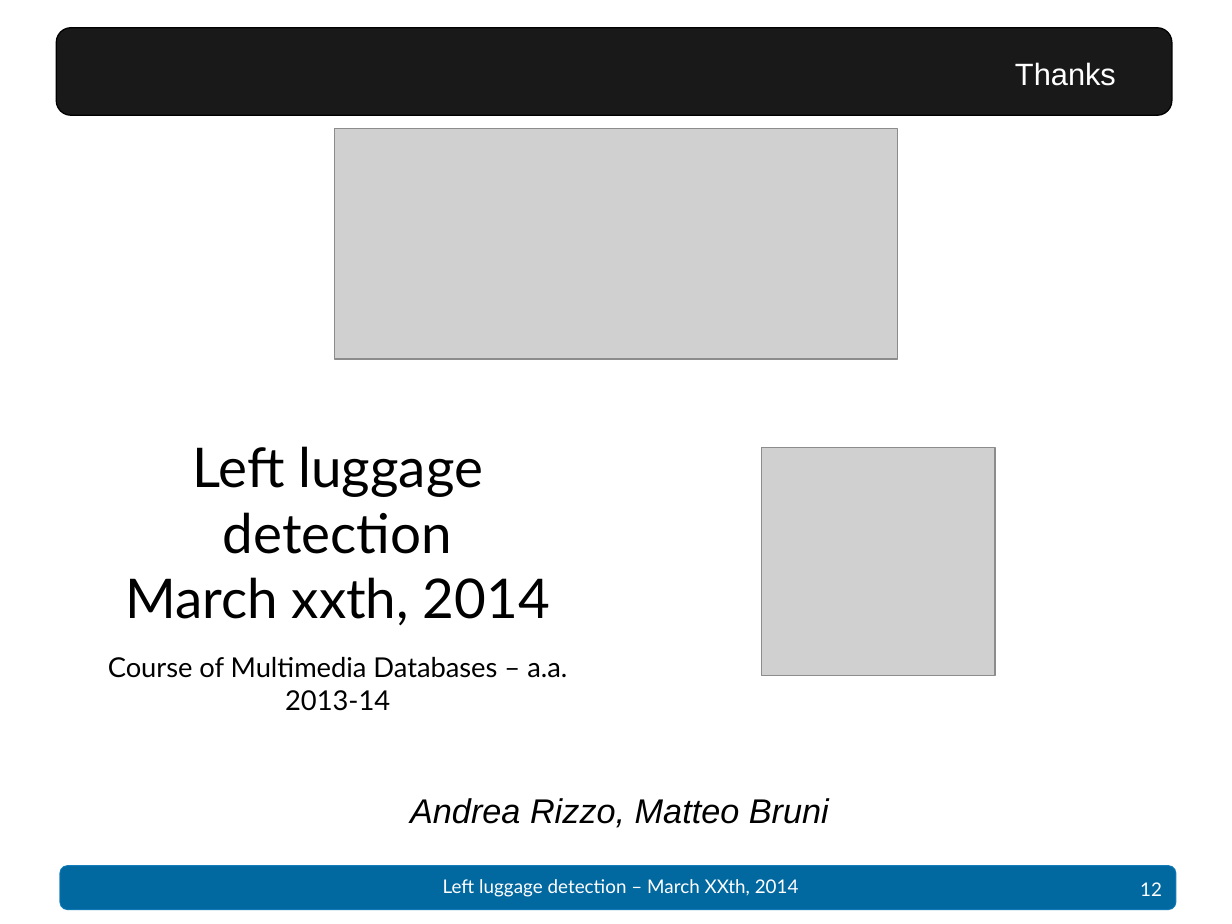
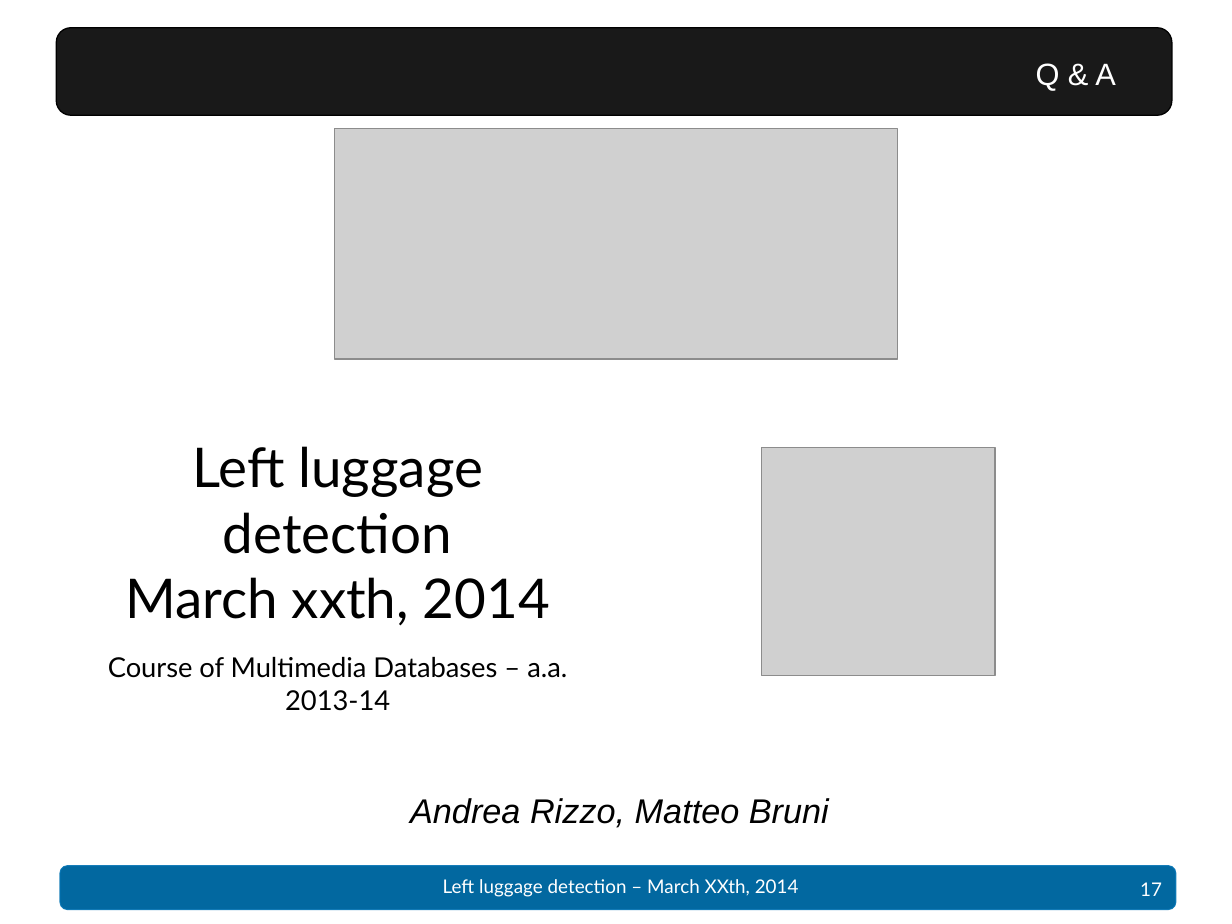
Before and after one commit to Dining-Engineers/left-luggage-detection, a slide deck: slide 17 of docs/Presentation - Left luggage detection.pptx (slide 12 before the commit). Drawn at 1232x924 pixels with LibreOffice and Linux fonts; fonts in the diff are those of the drawing; grey boxes stand for pictures; background and template pictures are left out. Boxes give left, top, right and bottom in pixels: in the first picture for what was removed or moved away, otherwise in the second. Text is boxed around its words. In the diff, an @@ line names an element or a change of style, - is before the commit and + after.

```diff
--- a/docs/Presentation - Left luggage detection.pptx
+++ b/docs/Presentation - Left luggage detection.pptx
@@ text at bbox=[1036, 63, 1116, 91]: text changed @@
-Thanks
+Q & A
@@ page number at bbox=[1140, 882, 1162, 896]: text changed @@
-12
+17
```
Also in this commit, not shown: 3 other slides changed, 4 slides added.
